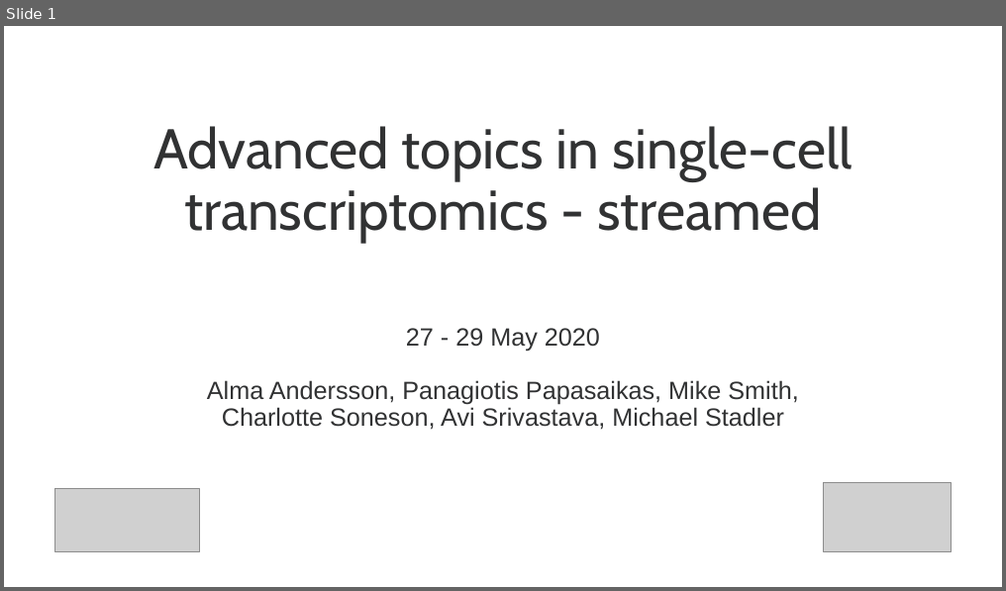
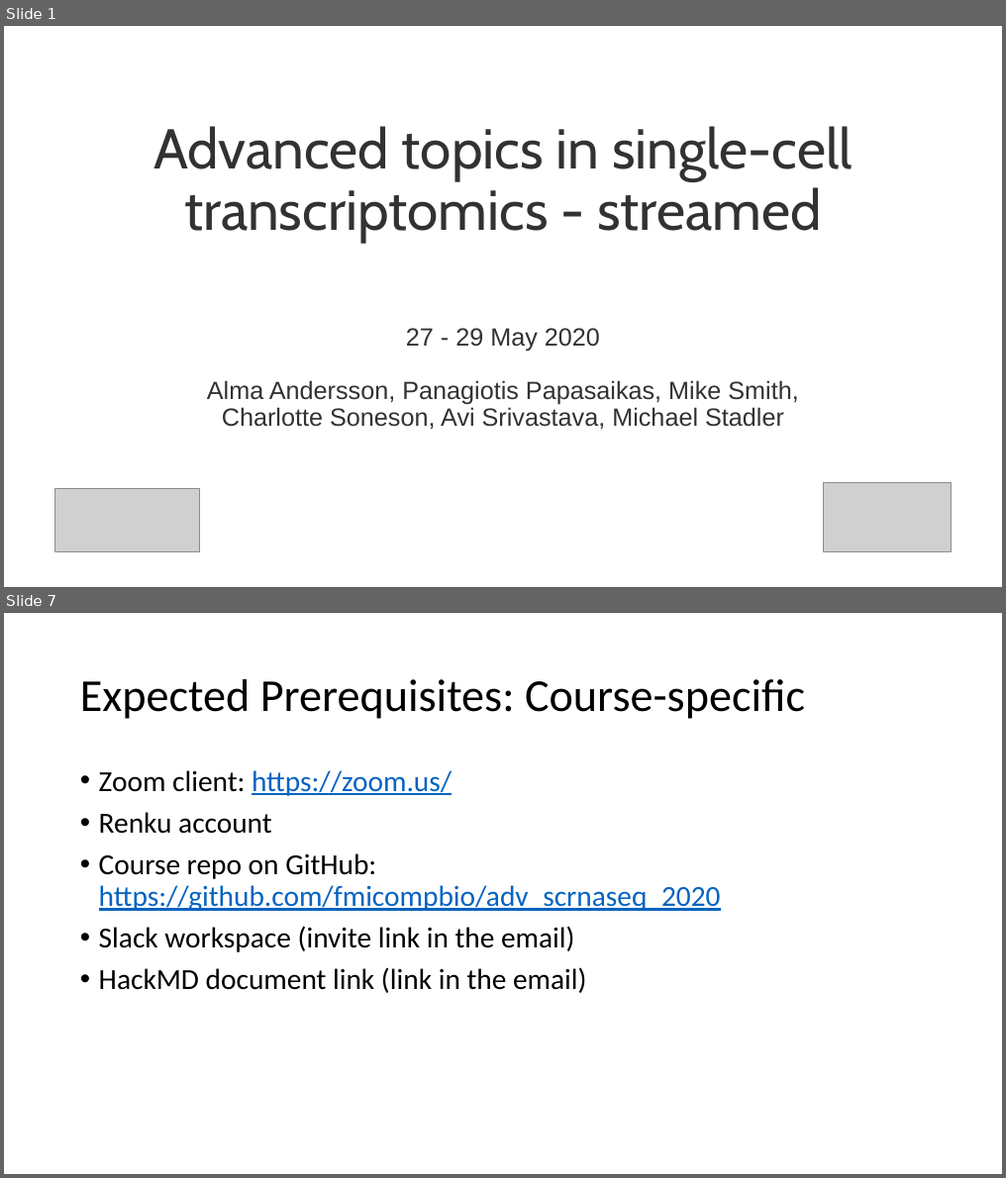
Before and after one commit to fmicompbio/adv_scrnaseq_2020, a slide deck: introduction/IntroductionToTheCourse.pptx. Shown one above the other, each under a label of ours: slide 1 before the commit, slides 1 and 7 after it; the slides between them are not shown. The pictures are 1006x591 and 1006x1178 pixels, drawn with LibreOffice and Linux fonts; fonts in the diff are those of the drawing; grey boxes stand for pictures. Boxes give left, top, right and bottom in pixels: in the first picture for what was removed or moved away, otherwise in the second. Text is boxed around its words. In the diff, an @@ line names an element or a change of style, - is before the commit and + after.

```diff
--- a/introduction/IntroductionToTheCourse.pptx
+++ b/introduction/IntroductionToTheCourse.pptx
@@ slide 7 added at <box>4,613,1002,1174</box>, background #FFFFFF @@
@@ title added at <box>80,679,805,719</box>, 44 pt, text #000000 @@
+Expected Prerequisites: Course-specific
@@ text added at <box>99,770,721,993</box>, 28 pt, text #000000 @@
+• Zoom client: https://zoom.us/
+• Renku account
+• Course repo on GitHub: https://github.com/fmicompbio/adv_scrnaseq_2020
+• Slack workspace (invite link in the email)
+• HackMD document link (link in the email)
```
Also in this commit, not shown: 2 slides changed, 5 other slides added, 3 slides removed.
